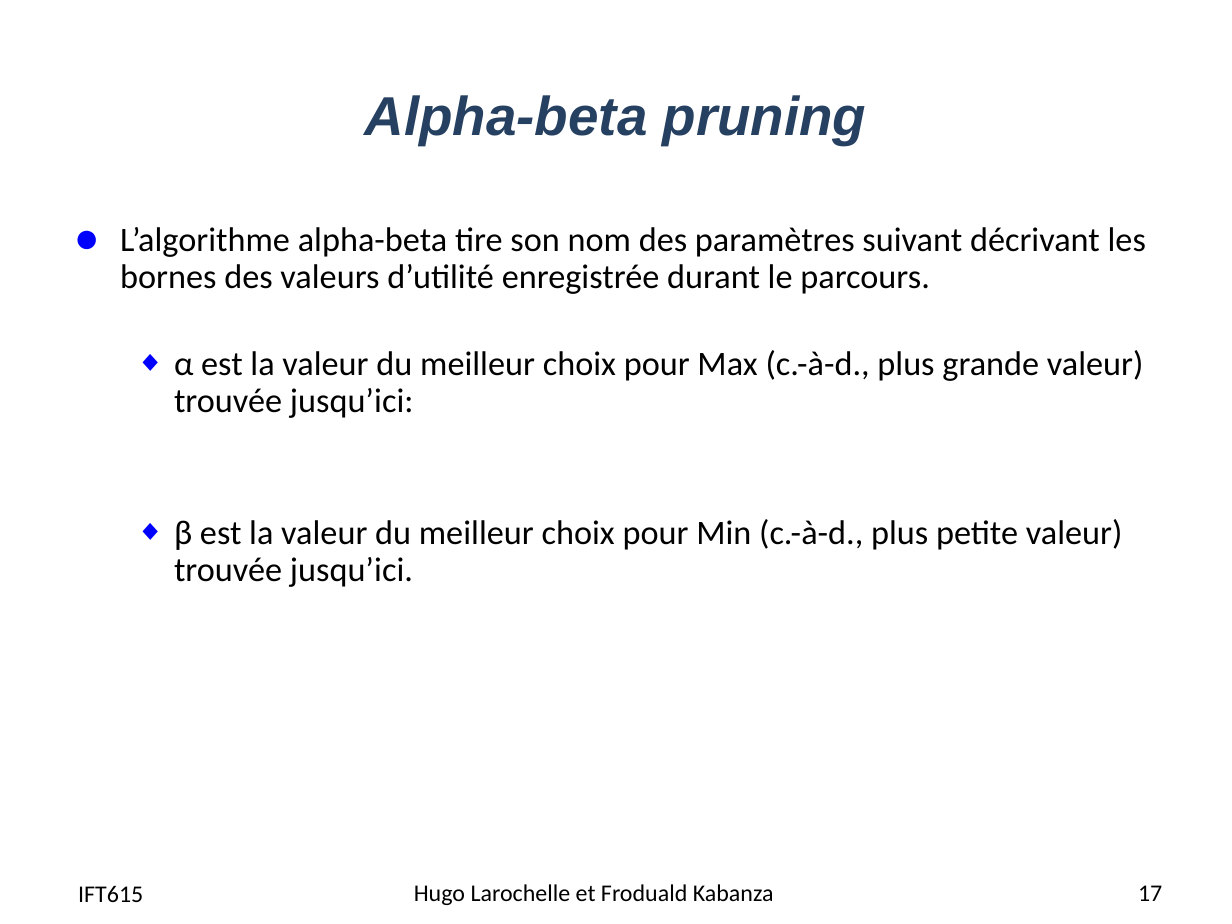
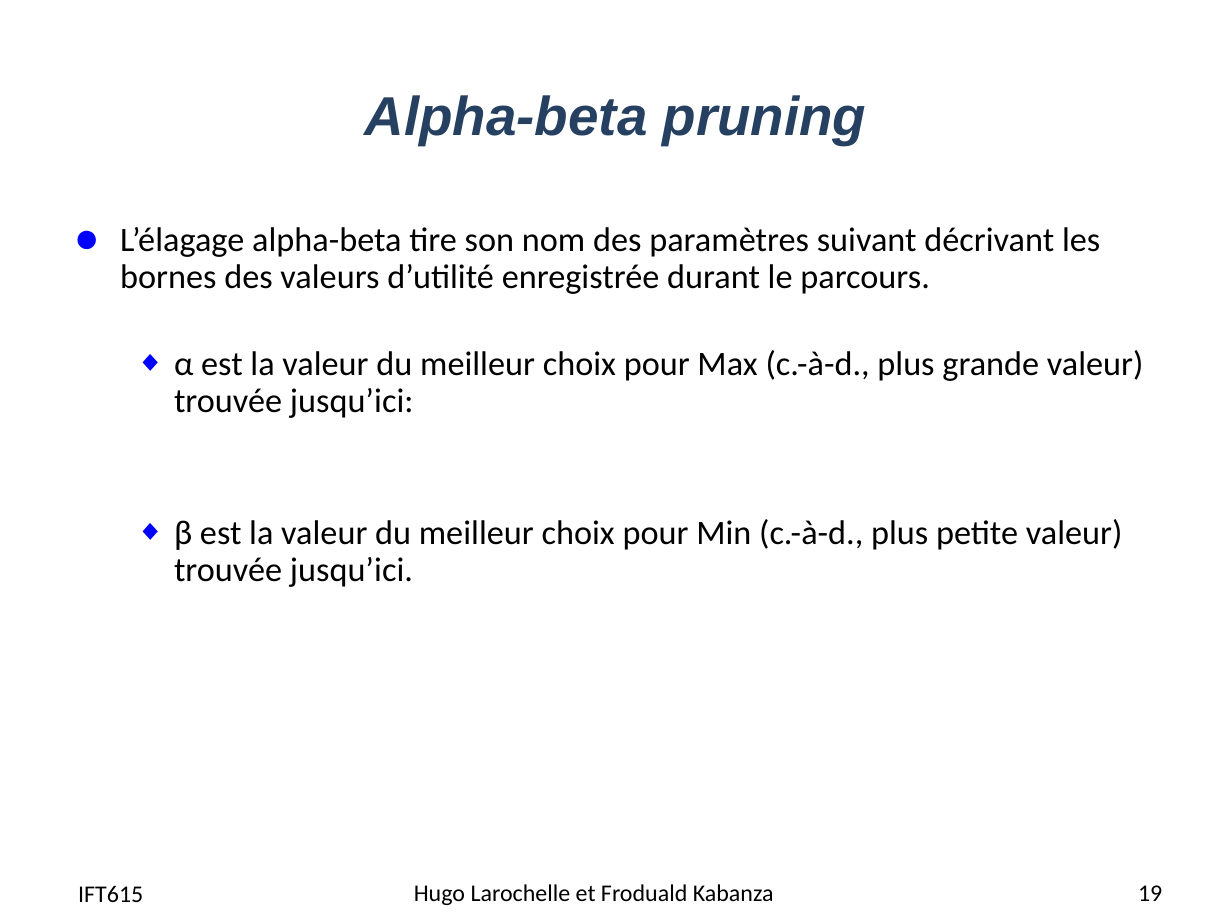
Before and after one commit to djeffkanda/djeffkanda.github.io, a slide deck: slide 19 of ift/assets/slides/ift615-17-Planification dans les jeux competitifs.pptx (slide 17 before the commit). Drawn at 1232x924 pixels with LibreOffice and Linux fonts; fonts in the diff are those of the drawing. Boxes give left, top, right and bottom in pixels: in the first picture for what was removed or moved away, otherwise in the second. Text is boxed around its words. In the diff, an @@ line names an element or a change of style, - is before the commit and + after.

```diff
--- a/ift/assets/slides/ift615-17-Planification dans les jeux competitifs.pptx
+++ b/ift/assets/slides/ift615-17-Planification dans les jeux competitifs.pptx
@@ text at bbox=[120, 227, 1100, 294]: text changed @@
-● L’algorithme alpha-beta tire son nom des paramètres suivant décrivant les bornes des valeurs d’utilité enregistrée durant le parcours.
+● L’élagage alpha-beta tire son nom des paramètres suivant décrivant les bornes des valeurs d’utilité enregistrée durant le parcours.
@@ page number at bbox=[1138, 885, 1162, 901]: text changed @@
-17
+19
```
Also in this commit, not shown: 12 other slides changed, 3 slides added, 3 slides removed, 11 other files.
